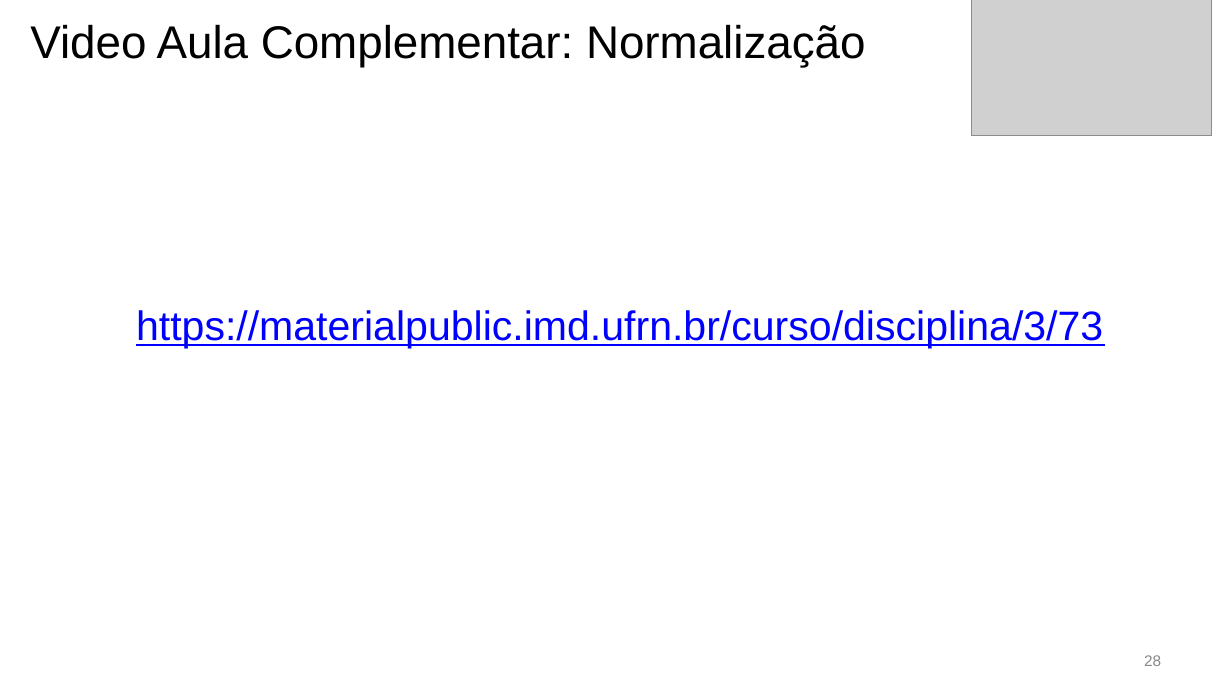
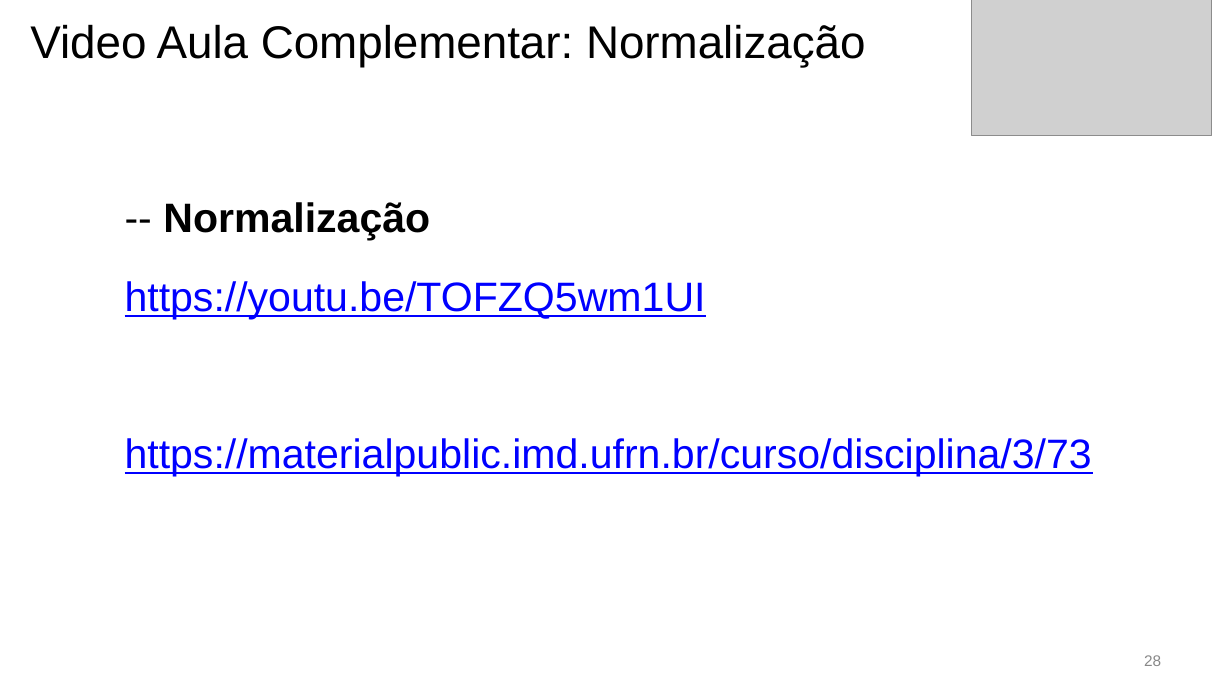
Before and after one commit to CloudEducationBrazil/WydenBancoDados, a slide deck: slide 28 of 01 Classes/Aula04- BD Normalização.pptx. Drawn at 1232x693 pixels with LibreOffice and Linux fonts; fonts in the diff are those of the drawing; grey boxes stand for pictures. Boxes give left, top, right and bottom in pixels: in the first picture for what was removed or moved away, otherwise in the second. Text is boxed around its words. In the diff, an @@ line names an element or a change of style, - is before the commit and + after.

Commit message:
atualização slides de aulas 14Set2023

```diff
--- a/01 Classes/Aula04- BD Normalização.pptx
+++ b/01 Classes/Aula04- BD Normalização.pptx
@@ text at (x1=125, y1=202, x2=706, y2=319): paragraphs added @@
+  -- Normalização
+  https://youtu.be/TOFZQ5wm1UI
@@ text at (x1=125, y1=438, x2=1092, y2=476): indent changed; line spacing 1 to 1.5 @@
```
